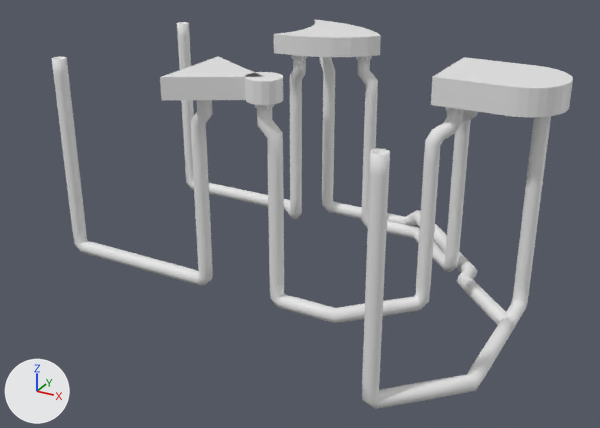
An edit to the Blender file Example/Set_Reset_Latch/set_reset_latch.blend, drawn before and after from the same camera.
Rendered twice from a 50 mm lens placed at (30.3, -24.2, 19.2), pointed at (12.6, 7.9, 3.2). Arrows for +X, +Y and +Z are at lower left; the lights stay in place.

Before the edit, the objects in view are built like this:
```python
ob_and_gate = bpy.data.objects.new('AND_gate', me_and_gate_003)
ob_and_gate.location = (20.0, 10.0, 10.0)
ob_not_gate = bpy.data.objects.new('NOT_gate', me_not_gate_003)
ob_not_gate.location = (10.0, 5.0, 10.0)
ob_path__12_5__15_0__9_5___19_6__11_2__9_4 = bpy.data.objects.new('Path_(12.5, 15.0, 9.5)-(19.6, 11.2, 9.4)', me_path__12_5__15_0__9_5___19_6__11_2__9_4__001)
ob_path__12_5__15_0__9_5___19_6__11_2__9_4.location = (0.0, 0.0, 0.0)
ob_path__12_5__5_0__9_5___19_6__8_8__9_4 = bpy.data.objects.new('Path_(12.5, 5.0, 9.5)-(19.6, 8.8, 9.4)', me_path__12_5__5_0__9_5___19_6__8_8__9_4__002)
ob_path__12_5__5_0__9_5___19_6__8_8__9_4.location = (0.0, 0.0, 0.0)
ob_path__1__15__10___9_5__13_5__9_5 = bpy.data.objects.new('Path_(1, 15, 10)-(9.5, 13.5, 9.5)', me_path__1__15__10___9_5__13_5__9_5__001)
ob_path__1__15__10___9_5__13_5__9_5.location = (0.0, 0.0, 0.0)
ob_path__1__5__10___9_4__5_0__9_5 = bpy.data.objects.new('Path_(1, 5, 10)-(9.4, 5.0, 9.5)', me_path__1__5__10___9_4__5_0__9_5__002)
ob_path__1__5__10___9_4__5_0__9_5.location = (0.0, 0.0, 0.0)
ob_path__23_0__10_0__9_4___23__8__0 = bpy.data.objects.new('Path_(23.0, 10.0, 9.4)-(23, 8, 0)', me_path__23_0__10_0__9_4___23__8__0__001)
ob_path__23_0__10_0__9_4___23__8__0.location = (0.0, 0.0, 0.0)
ob_path__23__8__0___20__0__10 = bpy.data.objects.new('Path_(23, 8, 0)-(20, 0, 10)', me_path__23__8__0___20__0__10__001)
ob_path__23__8__0___20__0__10.location = (0.0, 0.0, 0.0)
ob_path__9_5__16_5__9_5___23__8__0 = bpy.data.objects.new('Path_(9.5, 16.5, 9.5)-(23, 8, 0)', me_path__9_5__16_5__9_5___23__8__0__001)
ob_path__9_5__16_5__9_5___23__8__0.location = (0.0, 0.0, 0.0)
# also in view: 'OR_gate' at (10.9, 15.0, 9.9)
```
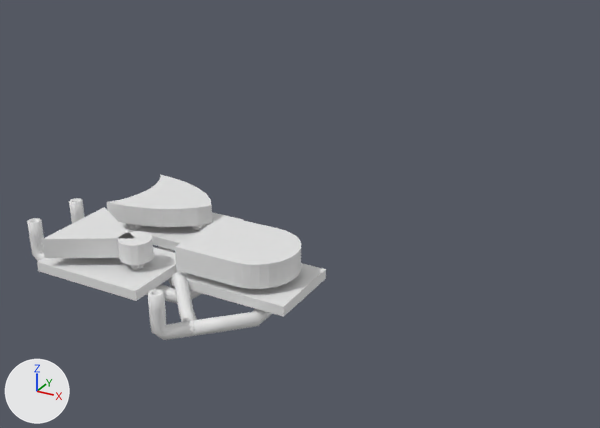
Edits to the bpy script that builds the scene:
```text
Change ob_and_gate:
    ob_and_gate.location: (20.0, 10.0, 10.0) -> (10.0, 5.0, 2.0)
Change ob_or_gate:
    ob_or_gate.location: (10.0, 15.0, 10.0) -> (4.0, 8.0, 2.0)
Change ob_not_gate:
    ob_not_gate.location: (10.0, 5.0, 10.0) -> (4.0, 3.0, 2.0)
Remove ob_path__1__15__10___9_5__13_5__9_5:
    ob_path__1__15__10___9_5__13_5__9_5 = bpy.data.objects.new('Path_(1, 15, 10)-(9.5, 13.5, 9.5)', me_path__1__15__10___9_5__13_5__9_5__001)
Remove ob_path__1__5__10___9_4__5_0__9_5:
    ob_path__1__5__10___9_4__5_0__9_5 = bpy.data.objects.new('Path_(1, 5, 10)-(9.4, 5.0, 9.5)', me_path__1__5__10___9_4__5_0__9_5__002)
Remove ob_path__23_0__10_0__9_4___23__8__0:
    ob_path__23_0__10_0__9_4___23__8__0 = bpy.data.objects.new('Path_(23.0, 10.0, 9.4)-(23, 8, 0)', me_path__23_0__10_0__9_4___23__8__0__001)
Remove ob_path__23__8__0___20__0__10:
    ob_path__23__8__0___20__0__10 = bpy.data.objects.new('Path_(23, 8, 0)-(20, 0, 10)', me_path__23__8__0___20__0__10__001)
Remove ob_path__12_5__15_0__9_5___19_6__11_2__9_4:
    ob_path__12_5__15_0__9_5___19_6__11_2__9_4 = bpy.data.objects.new('Path_(12.5, 15.0, 9.5)-(19.6, 11.2, 9.4)', me_path__12_5__15_0__9_5___19_6__11_2__9_4__001)
Remove ob_path__12_5__5_0__9_5___19_6__8_8__9_4:
    ob_path__12_5__5_0__9_5___19_6__8_8__9_4 = bpy.data.objects.new('Path_(12.5, 5.0, 9.5)-(19.6, 8.8, 9.4)', me_path__12_5__5_0__9_5___19_6__8_8__9_4__002)
Remove ob_path__9_5__16_5__9_5___23__8__0:
    ob_path__9_5__16_5__9_5___23__8__0 = bpy.data.objects.new('Path_(9.5, 16.5, 9.5)-(23, 8, 0)', me_path__9_5__16_5__9_5___23__8__0__001)
Add ob_cube_002:
    ob_cube_002 = bpy.data.objects.new('Cube.002', me_cube_033)  # 136 vertices, 74 faces; spans x -0.25..0.25, y -0.25..0.25, z -0.25..0.25
    ob_cube_002.location = (5.0, 3.0, 0.8)
    ob_cube_002.scale = (12.0, 8.0, 1.0)
Add ob_cube_001:
    ob_cube_001 = bpy.data.objects.new('Cube.001', me_cube_032)  # 274 vertices, 143 faces; spans x -0.25..0.25, y -0.25..0.25, z -0.25..0.25
    ob_cube_001.location = (11.5, 5.0, 0.8)
    ob_cube_001.scale = (12.0, 8.0, 1.0)
Add ob_cube:
    ob_cube = bpy.data.objects.new('Cube', me_cube_031)  # 201 vertices, 108 faces; spans x -0.25..0.25, y -0.25..0.25, z -0.25..0.25
    ob_cube.location = (5.0, 8.0, 0.8)
    ob_cube.scale = (12.0, 8.0, 1.0)
Add ob_junction__11__1__0:
    ob_junction__11__1__0 = bpy.data.objects.new('Junction_(11, 1, 0)', me_sphere_015)  # 228 vertices, 305 faces; spans x -0.35..0.35, y -0.35..0.35, z -0.35..0.35
    ob_junction__11__1__0.location = (11.0, 1.0, 0.0)
Add ob_path__3_5__9_5__1_5___11__1__0:
    ob_path__3_5__9_5__1_5___11__1__0 = bpy.data.objects.new('Path_(3.5, 9.5, 1.5)-(11, 1, 0)', me_path__3_5__9_5__1_5___11__1__0__003)  # 210 vertices, 313 faces; spans x 3.15..11.21, y 0.79..9.85, z -0.33..1.51
    ob_path__3_5__9_5__1_5___11__1__0.location = (0.0, 0.0, 0.0)
Add ob_path__6_5__3_0__1_5___9_6__3_8__1_4:
    ob_path__6_5__3_0__1_5___9_6__3_8__1_4 = bpy.data.objects.new('Path_(6.5, 3.0, 1.5)-(9.6, 3.8, 1.4)', me_path__6_5__3_0__1_5___9_6__3_8__1_4__003)  # 128 vertices, 216 faces; spans x 6.15..9.95, y 2.65..4.15, z -0.35..1.5
    ob_path__6_5__3_0__1_5___9_6__3_8__1_4.location = (0.0, 0.0, 0.0)
Add ob_path__11__1__0___10__0__2:
    ob_path__11__1__0___10__0__2 = bpy.data.objects.new('Path_(11, 1, 0)-(10, 0, 2)', me_path__11__1__0___10__0__2__005)  # 124 vertices, 170 faces; spans x 9.65..11.25, y -0.35..1.2, z -0.35..2.0
    ob_path__11__1__0___10__0__2.location = (0.0, 0.0, 0.0)
Add ob_path__13_0__5_0__1_4___11__1__0:
    ob_path__13_0__5_0__1_4___11__1__0 = bpy.data.objects.new('Path_(13.0, 5.0, 1.4)-(11, 1, 0)', me_path__13_0__5_0__1_4___11__1__0__004)  # 138 vertices, 208 faces; spans x 10.8..13.35, y 0.75..5.35, z -0.35..1.4
    ob_path__13_0__5_0__1_4___11__1__0.location = (0.0, 0.0, 0.0)
Add ob_path__0__3__2___3_4__3_0__1_5:
    ob_path__0__3__2___3_4__3_0__1_5 = bpy.data.objects.new('Path_(0, 3, 2)-(3.4, 3.0, 1.5)', me_path__0__3__2___3_4__3_0__1_5__003)  # 176 vertices, 268 faces; spans x -0.35..3.75, y 2.65..3.35, z -0.35..2.0
    ob_path__0__3__2___3_4__3_0__1_5.location = (0.0, 0.0, 0.0)
Add ob_path__0__6__2___3_5__6_5__1_5:
    ob_path__0__6__2___3_5__6_5__1_5 = bpy.data.objects.new('Path_(0, 6, 2)-(3.5, 6.5, 1.5)', me_path__0__6__2___3_5__6_5__1_5__003)  # 176 vertices, 262 faces; spans x -0.35..3.83, y 5.65..6.83, z -0.35..2.0
    ob_path__0__6__2___3_5__6_5__1_5.location = (0.0, 0.0, 0.0)
```

Location of each change, (x1, y1, x2, y2) in pixels of the pictures (600 x 428 px):
'AND_gate', moved: before (431, 57, 573, 117); after (175, 216, 301, 289)
'NOT_gate', moved: before (160, 56, 283, 109); after (42, 207, 154, 267)
'Path_(12.5, 5.0, 9.5)-(19.6, 8.8, 9.4)', deleted: before (257, 105, 463, 323)
'Path_(23, 8, 0)-(20, 0, 10)', deleted: before (362, 148, 515, 409)
'Path_(1, 5, 10)-(9.4, 5.0, 9.5)', deleted: before (52, 56, 213, 286)
'OR_gate', moved: before (274, 20, 381, 61); after (107, 175, 212, 228)
'Path_(12.5, 15.0, 9.5)-(19.6, 11.2, 9.4)', deleted: before (357, 56, 478, 272)
'Path_(1, 15, 10)-(9.5, 13.5, 9.5)', deleted: before (177, 22, 306, 219)
'Cube.002', added: after (37, 247, 178, 301)
'Path_(9.5, 16.5, 9.5)-(23, 8, 0)', deleted: before (320, 57, 507, 325)
'Path_(23.0, 10.0, 9.4)-(23, 8, 0)', deleted: before (506, 116, 551, 326)
'Cube.001', added: after (172, 263, 326, 317)
'Path_(13.0, 5.0, 1.4)-(11, 1, 0)', added: after (191, 309, 272, 336)
'Path_(11, 1, 0)-(10, 0, 2)', added: after (148, 289, 193, 340)
'Cube', added: after (119, 212, 243, 250)
'Path_(3.5, 9.5, 1.5)-(11, 1, 0)', added: after (158, 246, 197, 322)
'Path_(0, 3, 2)-(3.4, 3.0, 1.5)', added: after (27, 218, 45, 261)
'Path_(0, 6, 2)-(3.5, 6.5, 1.5)', added: after (69, 198, 141, 229)
'Path_(6.5, 3.0, 1.5)-(9.6, 3.8, 1.4)', added: after (130, 264, 202, 303)
'Junction_(11, 1, 0)', added: after (188, 321, 195, 336)
